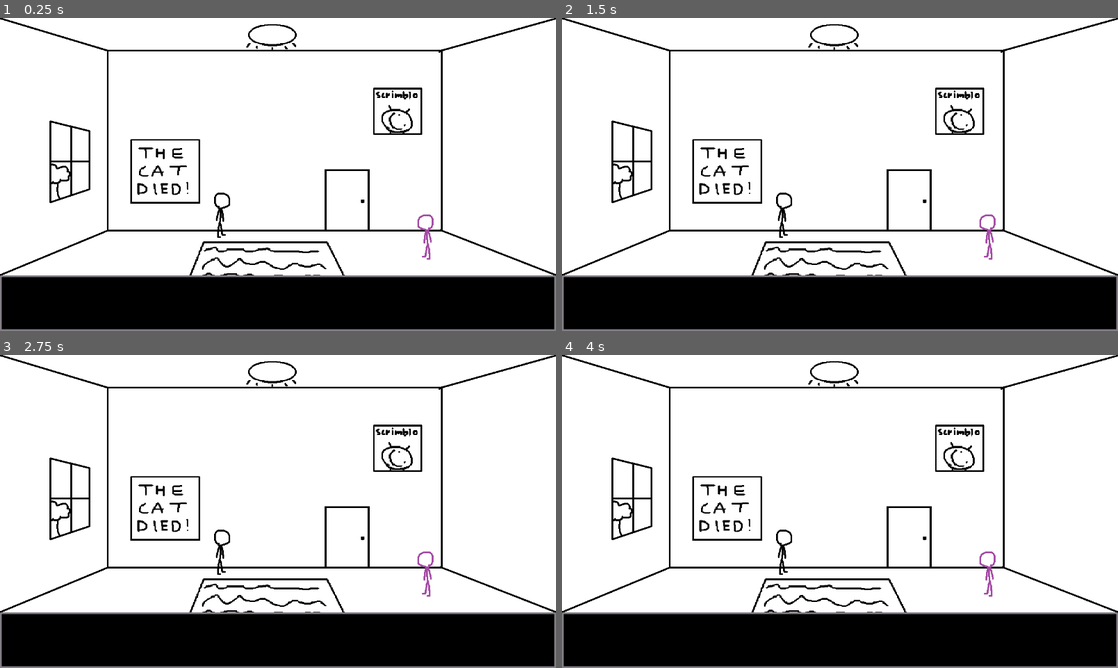
Above: before the commit, frames 1-4 (two rows, left to right).
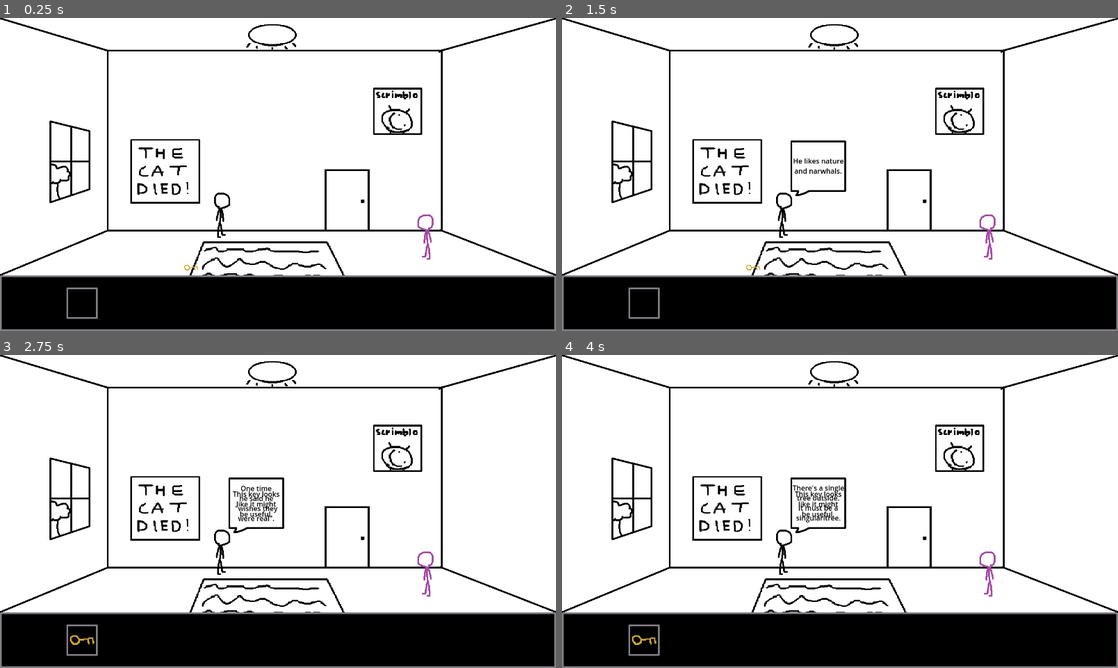
Above: after the commit, the same moments.

Repository: zedNeon/sfpnc
Game: Godot game, scene res://testroom_1.tscn
Two runs of this game, one before a commit and one after it. Both use one fixed random seed, a clock stepped at 60 frames per second and the inputs below. The project has no main scene, so this scene is started directly.
Inputs (mouse positions are in pixels of both pictures, inside the frame that each line leads up to):
- Up to frame 1 (0.25 s): no input
- Up to frame 2 (1.5 s): click (990, 237) at 0.5 s; click "That's Purple. He's my good f…" (after the commit: "That's my friend, Purple.") at 1.25 s
- Up to frame 3 (2.75 s): click (189, 605) at 2.02 s
- Up to frame 4 (4 s): click (728, 508) at 2.77 s; click (634, 498) at 3.52 s

The runs differ from the first frame. In frame 1, 0.2% of the frame differs, in the area x 11-36%, y 78-97%; in frame 2, 0.6%; in frame 3, 0.9%; in frame 4, 1.0%, in the area x 11-52%, y 39-97%.

Commit message:
Update assets

Diff:
--- a/point n stick/project.godot
+++ b/point n stick/project.godot
@@ -23,6 +23,14 @@
 window/size/viewport_width=1280
 window/size/viewport_height=720
 
+[input]
+
+click={
+"deadzone": 0.5,
+"events": [Object(InputEventMouseButton,"resource_local_to_scene":false,"resource_name":"","device":-1,"window_id":0,"alt_pressed":false,"shift_pressed":false,"ctrl_pressed":false,"meta_pressed":false,"button_mask":0,"position":Vector2(0, 0),"global_position":Vector2(0, 0),"factor":1.0,"button_index":1,"canceled":false,"pressed":false,"double_click":false,"script":null)
+]
+}
+
 [rendering]
 
 renderer/rendering_method="gl_compatibility"
--- a/point n stick/test assets/script/interact_testroom_1.gd
+++ b/point n stick/test assets/script/interact_testroom_1.gd
@@ -1,9 +1,20 @@
 extends Node2D
 
 var disable_all = false
+var text_purple
+var cycle_completed = false
+
+var selected
+var selected_position
+
+@onready var purple_text = [$textbox/text_purple, $textbox/text_purple2, $textbox/text_purple3]
+var purple_num = 0
 # Called when the node enters the scene tree for the first time.
 func _ready():
 	$textbox.hide()
+	$selectable/hud_item_key.hide()
+	text_purple = false
+#	selected_position = selected.global_position
 
 
 # Called every frame. 'delta' is the elapsed time since the previous frame.
@@ -20,17 +31,54 @@
 		$window.disabled = false
 		$scrimblo.disabled = false
 		$light.disabled = false
-	if Input.is_mouse_button_pressed(MOUSE_BUTTON_LEFT) and disable_all == true:
-		disable_all = false
+
+	# for dialogue with 1 textbox
+	if Input.is_mouse_button_pressed(MOUSE_BUTTON_LEFT) and disable_all == true and text_purple == false:
 		$textbox.hide()
-		$textbox/text_purple.hide()
 		$textbox/text_catposter.hide()
 		$textbox/text_window.hide()
+		$textbox/text_light.hide()
 		$textbox/text_scrimblo.hide()
-		$textbox/text_light.hide()
+		$textbox/text_key.hide()
+		disable_all = false
+
+	if text_purple:
+		if Input.is_action_just_pressed("click"):
+			purple_num += 1
+			if purple_num >= len(purple_text):
+				cycle_completed = true
+				purple_num = 0
+			if cycle_completed:
+				text_purple = false
+				disable_all = false
+				$textbox.hide()
+				$textbox/text_purple3.hide()
+			else:
+				for i in range(len(purple_text)):
+					if i != purple_num:
+						purple_text[i].hide()
+					else:
+						purple_text[i].show()
+
+	$mouse_ray.global_position = get_global_mouse_position()
+	if Input.is_mouse_button_pressed(MOUSE_BUTTON_LEFT):
+		if $mouse_ray.is_colliding() and $mouse_ray.get_collider().get_meta("selectable"):
+			selected = $mouse_ray.get_collider()
+
+	if selected != null and Input.is_action_just_pressed("click"):
+		selected_position = selected.global_position
+	elif selected != null and Input.is_action_pressed("click"):
+		selected.global_position = $mouse_ray.global_position
+	elif selected != null and Input.is_action_just_released("click"):
+		selected.global_position = selected_position
+		selected = null
+
 
 func _on_purple_pressed():
 	disable_all = true
+	text_purple = true
+	cycle_completed = false
+	purple_num = 0
 	$textbox.show()
 	$textbox/text_purple.show()
 
@@ -53,3 +101,12 @@
 	disable_all = true
 	$textbox.show()
 	$textbox/text_light.show()
+
+
+func _on_item_key_pressed():
+	disable_all = true
+	$item_key.disabled = true
+	$textbox.show()
+	$textbox/text_key.show()
+	$item_key.hide()
+	$selectable/hud_item_key.show()
--- a/point n stick/testroom_1.tscn
+++ b/point n stick/testroom_1.tscn
@@ -1,11 +1,15 @@
-[gd_scene load_steps=8 format=3 uid="uid://c3026eiualowa"]
+[gd_scene load_steps=10 format=3 uid="uid://c3026eiualowa"]
 
 [ext_resource type="Script" path="res://test assets/script/interact_testroom_1.gd" id="1_1bkrv"]
 [ext_resource type="Texture2D" uid="uid://el6s4jox60o5" path="res://test assets/sprite/test-room1.png" id="1_jcuwy"]
 [ext_resource type="Texture2D" uid="uid://dmupehxvmiw6b" path="res://test assets/sprite/test-dialoguebox.png" id="3_rdmlo"]
 [ext_resource type="Texture2D" uid="uid://duubjpg48hemb" path="res://test assets/sprite/test-purple-sprite.png" id="4_00v6c"]
+[ext_resource type="Texture2D" uid="uid://dmx5s3o8yrlkq" path="res://test assets/sprite/item_testkey.png" id="4_5lb0t"]
 [ext_resource type="Texture2D" uid="uid://byk8ss3nib0hc" path="res://test assets/sprite/hud-base.png" id="5_hml6o"]
 [ext_resource type="Texture2D" uid="uid://dqurxveqy7oei" path="res://test assets/sprite/test-player-sprite.png" id="6_nqemy"]
+
+[sub_resource type="RectangleShape2D" id="RectangleShape2D_ljhsj"]
+size = Vector2(64, 64)
 
 [sub_resource type="LabelSettings" id="LabelSettings_vm3rp"]
 line_spacing = 0.0
@@ -18,6 +22,11 @@
 texture_filter = 1
 position = Vector2(640, 360)
 texture = ExtResource("1_jcuwy")
+
+[node name="HUD" type="Sprite2D" parent="."]
+texture_filter = 1
+position = Vector2(640, 360)
+texture = ExtResource("5_hml6o")
 
 [node name="purple" type="TextureButton" parent="."]
 texture_filter = 1
@@ -27,6 +36,15 @@
 offset_bottom = 556.0
 mouse_default_cursor_shape = 2
 texture_normal = ExtResource("4_00v6c")
+
+[node name="item_key" type="TextureButton" parent="."]
+texture_filter = 1
+offset_left = 424.0
+offset_top = 568.0
+offset_right = 456.0
+offset_bottom = 581.0
+mouse_default_cursor_shape = 2
+texture_normal = ExtResource("4_5lb0t")
 
 [node name="cat_poster" type="TextureButton" parent="."]
 offset_left = 300.0
@@ -56,6 +74,20 @@
 offset_bottom = 65.0
 mouse_default_cursor_shape = 2
 
+[node name="selectable" type="StaticBody2D" parent="."]
+position = Vector2(189, 656)
+metadata/_edit_group_ = true
+metadata/selectable = true
+
+[node name="CollisionShape2D" type="CollisionShape2D" parent="selectable"]
+shape = SubResource("RectangleShape2D_ljhsj")
+
+[node name="hud_item_key" type="Sprite2D" parent="selectable"]
+z_index = 4
+texture_filter = 1
+scale = Vector2(1.73077, 1.73077)
+texture = ExtResource("4_5lb0t")
+
 [node name="textbox" type="TextureButton" parent="."]
 texture_filter = 1
 offset_left = 526.0
@@ -69,15 +101,40 @@
 visible = false
 layout_mode = 0
 offset_left = 7.0
-offset_top = 1.0
-offset_right = 123.0
-offset_bottom = 116.0
-theme_override_colors/font_color = Color(0, 0, 0, 1)
-text = "That's Purple.
-He's my good
-friend. He likes
-to juggle in his
-free time."
+offset_top = 34.0
+offset_right = 123.0
+offset_bottom = 80.0
+theme_override_colors/font_color = Color(0, 0, 0, 1)
+text = "That's my
+friend, Purple."
+label_settings = SubResource("LabelSettings_vm3rp")
+horizontal_alignment = 1
+
+[node name="text_purple2" type="Label" parent="textbox"]
+visible = false
+layout_mode = 0
+offset_left = 6.0
+offset_top = 35.0
+offset_right = 123.0
+offset_bottom = 104.0
+theme_override_colors/font_color = Color(0, 0, 0, 1)
+text = "He likes nature
+and narwhals."
+label_settings = SubResource("LabelSettings_vm3rp")
+horizontal_alignment = 1
+
+[node name="text_purple3" type="Label" parent="textbox"]
+visible = false
+layout_mode = 0
+offset_left = 6.0
+offset_top = 13.0
+offset_right = 123.0
+offset_bottom = 105.0
+theme_override_colors/font_color = Color(0, 0, 0, 1)
+text = "One time
+he said he
+\"wishes they
+were real\"."
 label_settings = SubResource("LabelSettings_vm3rp")
 horizontal_alignment = 1
 
@@ -140,17 +197,31 @@
 label_settings = SubResource("LabelSettings_vm3rp")
 horizontal_alignment = 1
 
-[node name="HUD" type="Sprite2D" parent="."]
-texture_filter = 1
-position = Vector2(640, 360)
-texture = ExtResource("5_hml6o")
+[node name="text_key" type="Label" parent="textbox"]
+visible = false
+layout_mode = 0
+offset_left = 5.0
+offset_top = 26.0
+offset_right = 124.0
+offset_bottom = 95.0
+theme_override_colors/font_color = Color(0, 0, 0, 1)
+text = "This key looks
+like it might
+be useful."
+label_settings = SubResource("LabelSettings_vm3rp")
+horizontal_alignment = 1
 
 [node name="Test-player-sprite" type="Sprite2D" parent="."]
 texture_filter = 1
 position = Vector2(514, 445)
 texture = ExtResource("6_nqemy")
 
+[node name="mouse_ray" type="RayCast2D" parent="."]
+target_position = Vector2(0, 0)
+hit_from_inside = true
+
 [connection signal="pressed" from="purple" to="." method="_on_purple_pressed"]
+[connection signal="pressed" from="item_key" to="." method="_on_item_key_pressed"]
 [connection signal="pressed" from="cat_poster" to="." method="_on_cat_poster_pressed"]
 [connection signal="pressed" from="window" to="." method="_on_window_pressed"]
 [connection signal="pressed" from="scrimblo" to="." method="_on_scrimblo_pressed"]
Not shown, added: point n stick/export_presets.cfg
Binary file changed: point n stick/test assets/sprite/hud-base.png
Binary file added: point n stick/test assets/sprite/item_testkey.aseprite
Binary file added: point n stick/test assets/sprite/item_testkey.png
Not shown, added: point n stick/test assets/sprite/item_testkey.png.import
